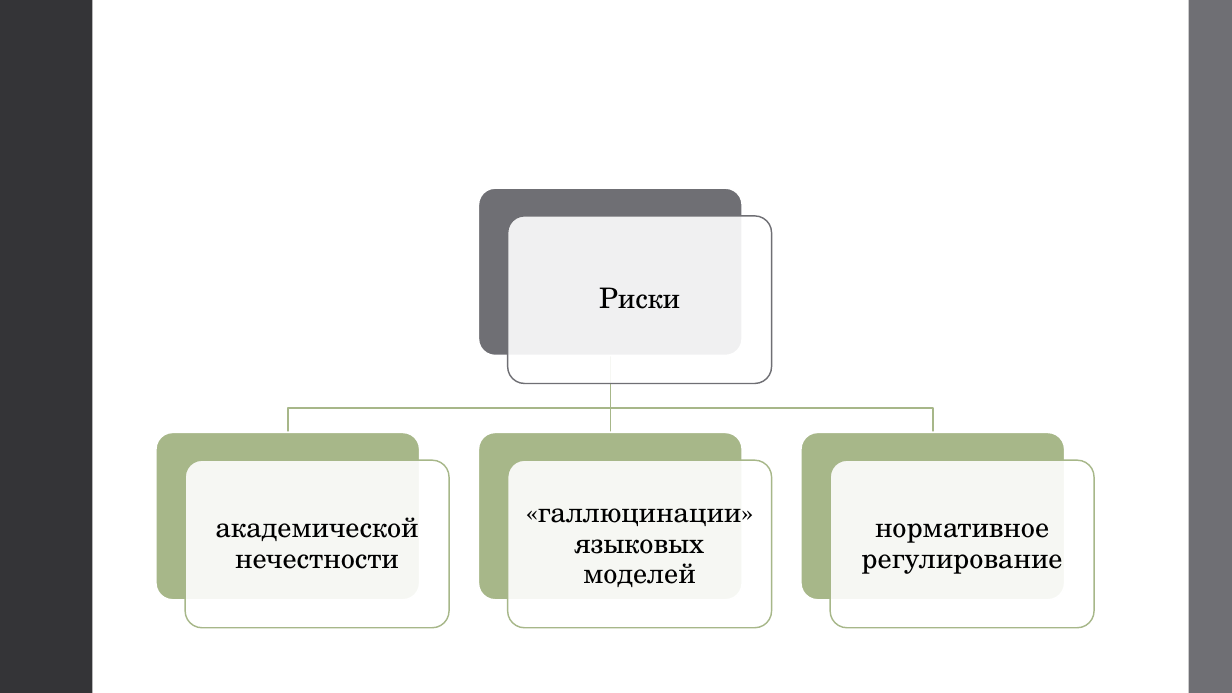
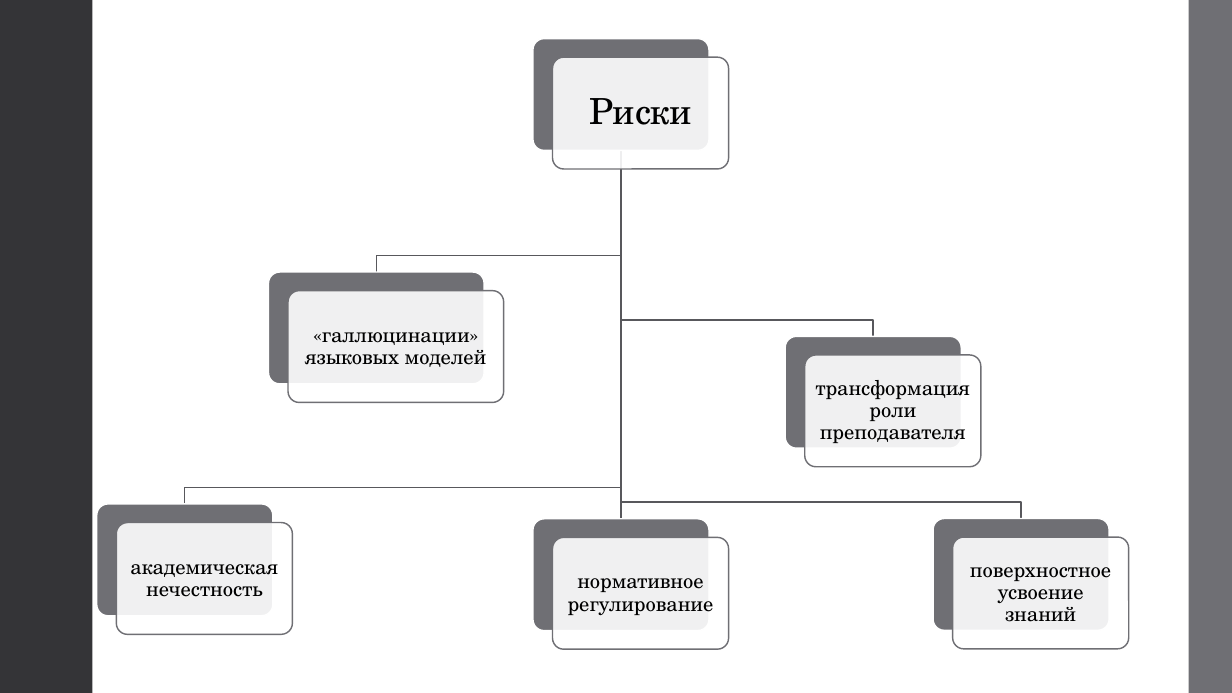
Before and after one commit to AknasMacefg/ITiABD, a slide deck: slide 6 of Курс 3/УНС/ИД23-1_Маслов_АН_УНС.pptx (slide 5 before the commit). Drawn at 1232x693 pixels with LibreOffice and Linux fonts; fonts in the diff are those of the drawing. Boxes give left, top, right and bottom in pixels: in the first picture for what was removed or moved away, otherwise in the second. Text is boxed around its words. In the diff, an @@ line names an element or a change of style, - is before the commit and + after.

```diff
--- a/Курс 3/УНС/ИД23-1_Маслов_АН_УНС.pptx
+++ b/Курс 3/УНС/ИД23-1_Маслов_АН_УНС.pptx
@@ text "Риски": place and size @@
-text "Риски" at box(599, 287, 680, 309)
+text "Риски" at box(589, 98, 692, 125)
@@ text "Риски" at box(589, 98, 692, 125): size 22 to 28 pt; more space between paragraphs @@
@@ text "«галлюцинации» языковых моделей": place and size @@
-text "«галлюцинации» языковых моделей" at box(538, 508, 742, 587)
+text "«галлюцинации» языковых моделей" at box(305, 332, 487, 367)
@@ text "«галлюцинации» языковых моделей" at box(305, 332, 487, 367): size 22 to 16 pt; less space between paragraphs @@
@@ group removed at box(156, 189, 1066, 628): 6 rounded rectangles, 3 freeform shapes, 1 text @@
-академической нечестности
@@ rounded rectangle: place and size @@
-rounded rectangle at box(507, 460, 772, 628)
+rounded rectangle at box(533, 519, 710, 631)
@@ rounded rectangle at box(533, 519, 710, 631): fill #FFFFFF at 90% opacity to #6F6F74; outline #A7B789 1.1 pt to #FFFFFF 1.1 pt @@
@@ rounded rectangle at box(933, 518, 1110, 630): fill #FFFFFF at 90% opacity to #6F6F74; outline #A7B789 1.1 pt to #FFFFFF 1.1 pt @@
@@ rounded rectangle: place and size @@
-rounded rectangle at box(831, 460, 1095, 628)
+rounded rectangle at box(933, 518, 1110, 630)
@@ text "нормативное регулирование" at box(568, 578, 714, 615): size 22 to 16 pt; less space between paragraphs @@
@@ text "нормативное регулирование": place and size @@
-text "нормативное регулирование" at box(861, 523, 1062, 574)
+text "нормативное регулирование" at box(568, 578, 714, 615)
@@ group added at box(97, 39, 1129, 650): 10 rounded rectangles, 5 freeform shapes, 3 texts @@
+академическая нечестность
+трансформация роли преподавателя
+поверхностное усвоение знаний
```
Also in this commit, not shown: 4 other slides changed, 4 slides added, 1 slide removed.
